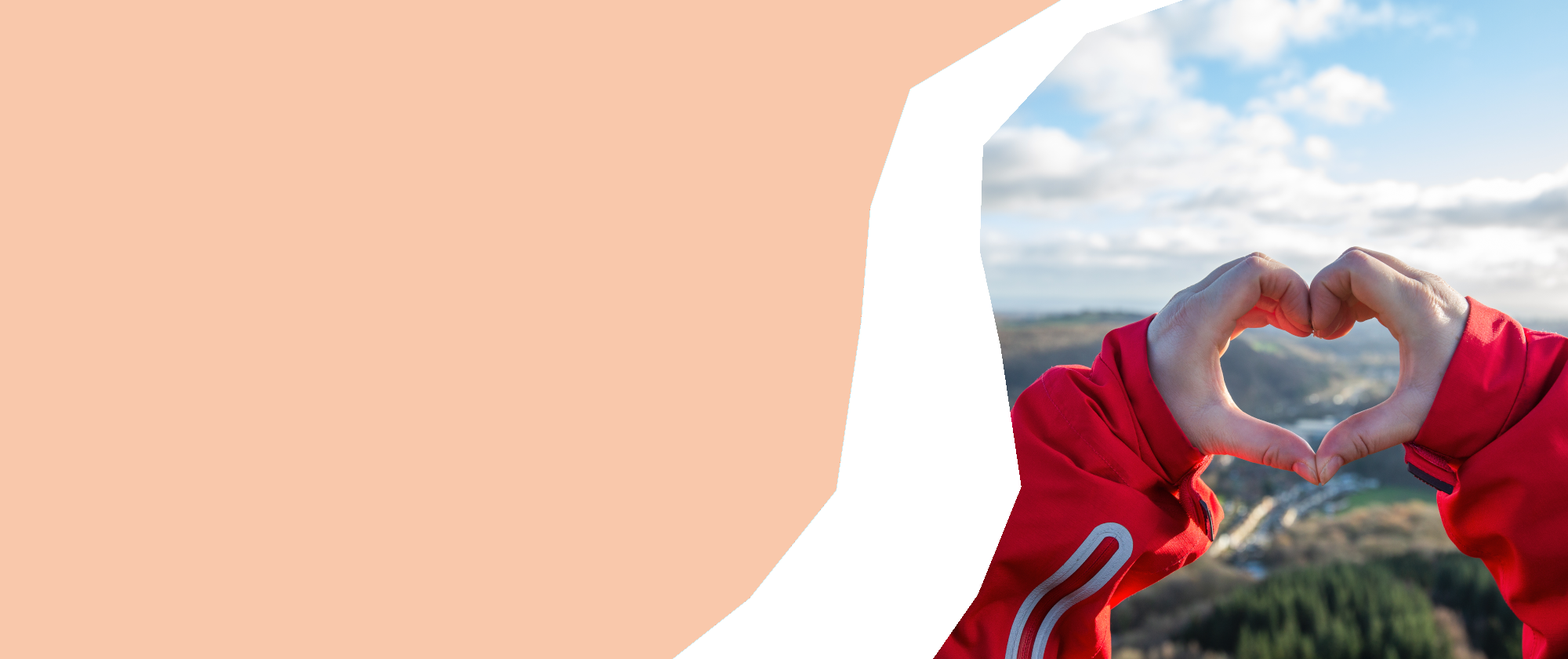
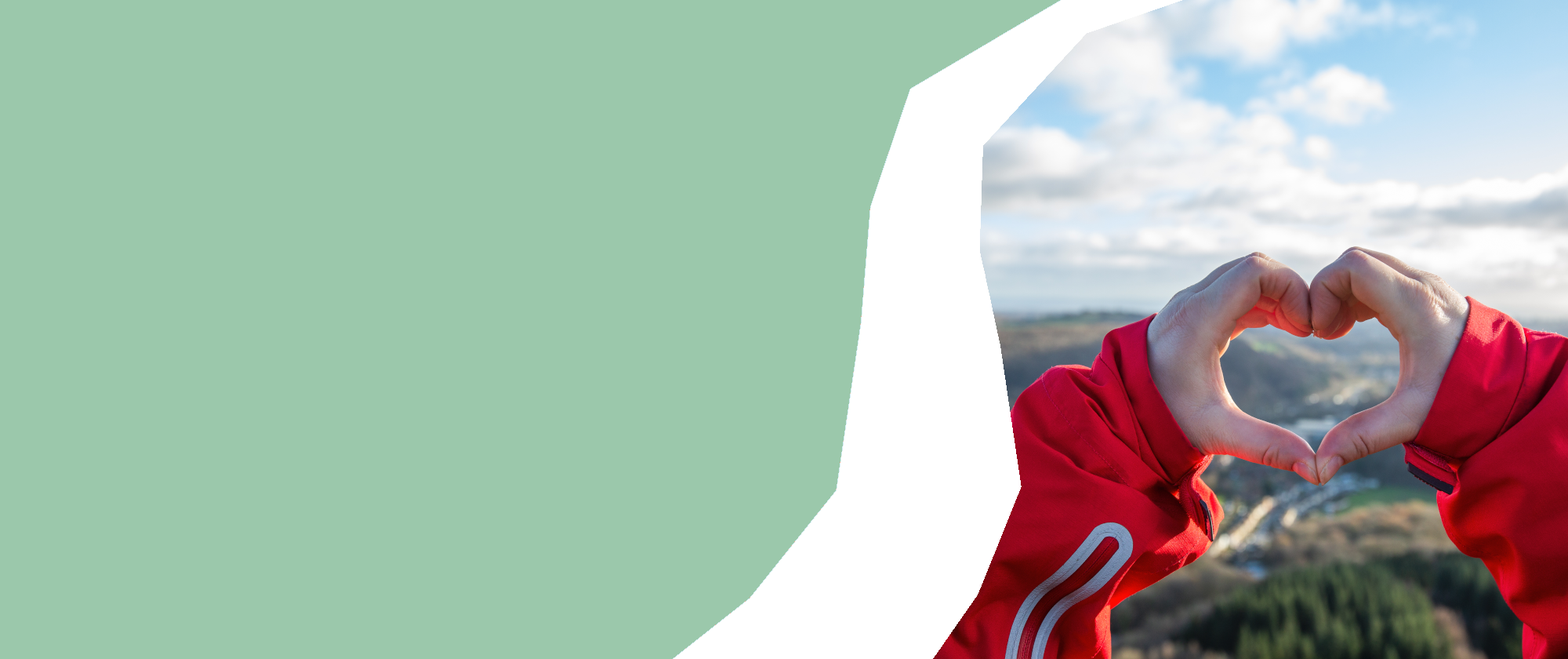
Layered file, before and after one edit (1568px x 659px). Changes by layer:
painted on "Layer" over [0, 0, 1060, 659]
